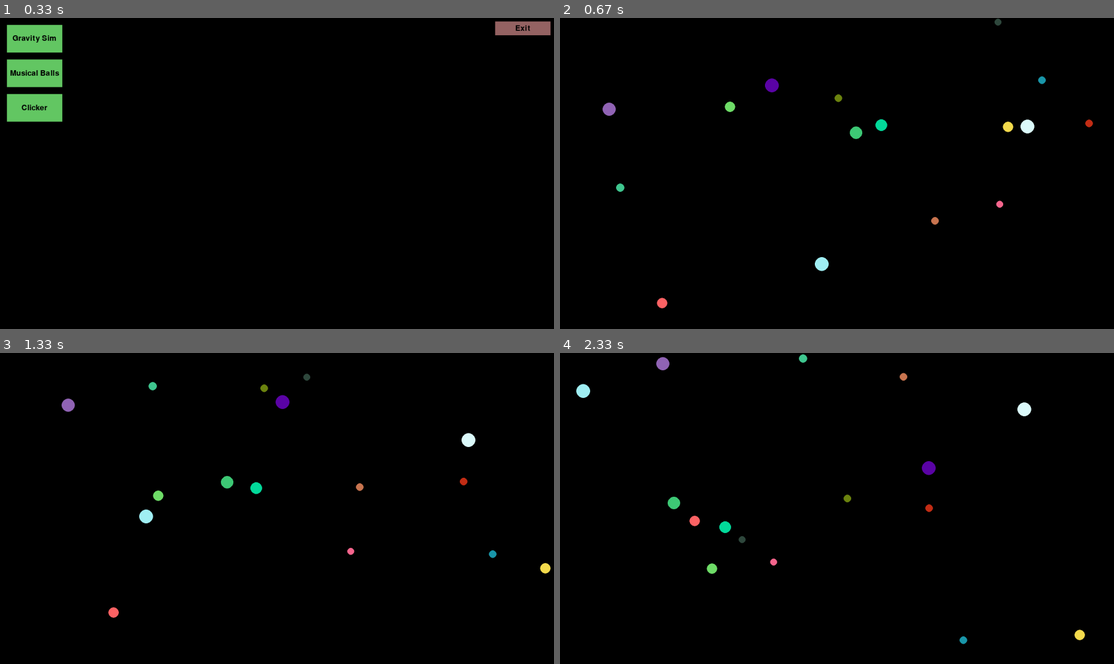
Above: before the commit, frames 1-4 (two rows, left to right).
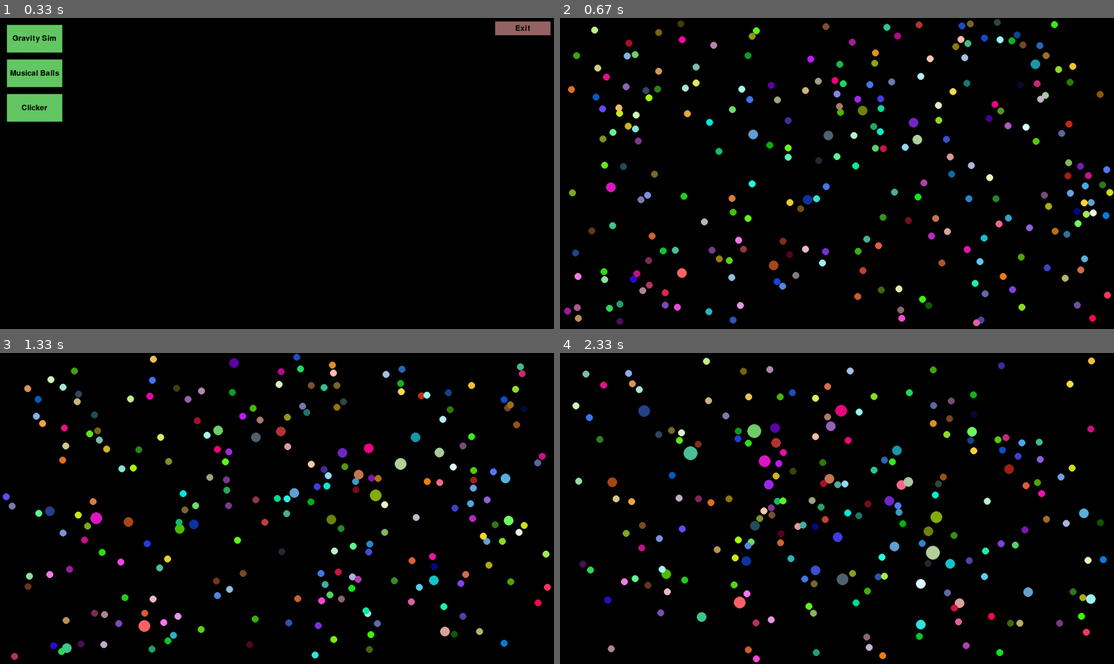
Above: after the commit, the same moments.

Repository: Zero4793/Pygame-Playground
Game: pygame game, started from main.py
The game is run twice, just before and just after one commit, with the same random seed, the same clock (stepped at 60 frames per second) and the same inputs.
Inputs:
- Up to frame 1 (0.33 s): no input
- Up to frame 2 (0.67 s): click "Gravity Sim" at 0.38 s
- Up to frame 3 (1.33 s): no input
- Up to frame 4 (2.33 s): no input

Frame 1 is identical in both runs. In frame 2, 6.7% of the frame differs, in the area x 0-100%, y 0-100%; in frame 3, 6.9%; in frame 4, 6.9%, in the area x 2-99%, y 0-100%.

Commit message:
Ball merging!

Diff:
--- a/apps/gravity.py
+++ b/apps/gravity.py
@@ -6,16 +6,16 @@
 		self.screen = screen
 
 		self.balls = []
-		for i in range(16):
+		for i in range(256):
 			self.balls.append(Ball(screen,
 						  pos=(random.randint(0,screen.get_width()), random.randint(0,screen.get_height())),
 						  vel=(random.uniform(-5,5), random.uniform(-5,5)),
 						  bodyGrav=1,
-						  repel=100,
+						  repel=50,
 						  spaceJelly=0,
 						  collide=True,
-						  elasticity=0.5,
-						  radius = random.randint(10,20)
+						  elasticity=.99,
+						  radius = random.randint(10,10),
 						  ))
 
 
--- a/util/ball.py
+++ b/util/ball.py
@@ -75,7 +75,7 @@
 	def force(self, other):
 		diff = other.pos - self.pos
 		dist = diff.magnitude()
-		dir = diff.normalize()
+		dir = diff.normalize() if dist > 0 else diff
 		if dist > self.radius + other.radius:
 			#gravity
 			self.acc += dir * other.mass * self.bodyGrav / (dist**2)
@@ -89,10 +89,16 @@
 		denom = msum * dist * dist
 		vdiff = other.vel - self.vel
 
-		#A
 		num = 2 * other.mass * vdiff.dot(diff)
 		if num > 0: return
-		self.acc += diff * num/denom
+		self.acc += diff * num/denom * self.elasticity
+
+		# merging
+		if dist < self.radius:
+			if not self.exist: return
+			other.exist = False
+			self.mass += other.mass
+			self.radius = self.mass**0.5
 
 
 	def display(self):
